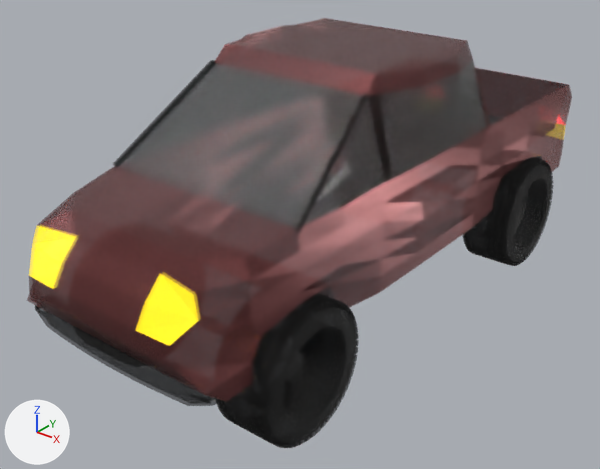
The Blender file Assets/pickup_truck.blend as it was, and as the next commit left it.
Camera for both pictures: a camera (50 mm lens) standing at (1.161, -1.632, 1.165) and looking at (-0.052, -0.115, 0.225). The lights are fixed; the arrows at lower left show +X, +Y and +Z.

The first picture shows 'Cylinder.002', 'Cylinder.003', 'Tire1.002', 'Tire3.002', 'Tread.001', 'Tread.003', 'Truck Body'.
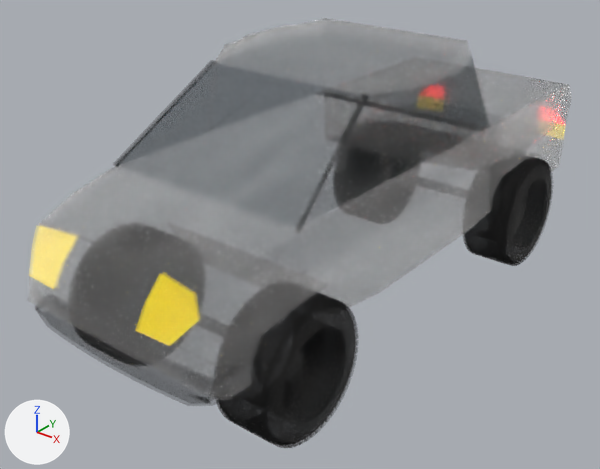
The change, as a list of edits to the scene's bpy script:
```text
Change mat_material_009:
    mat_material_009.metallic: 0.7 -> 0.0
    mat_material_009.base_color: (0.231, 0.0692, 0.0696) -> (0.8, 0.8, 0.8)  # brown #844a4b -> white #e7e7e7
    mat_material_009.roughness: 0.307 -> 1.0
    mat_material_009.alpha: 0.5 -> 0.25
    add mat_material_009.transmission_weight = 1.0
Change mat_material_010:
    remove n0 = _N.new('ShaderNodeBsdfPrincipled'); n0.name = 'Principled BSDF'
    remove n0.inputs[2].default_value = 1.0  # 'Roughness'
    remove n0.inputs[4].default_value = 0.5  # 'Alpha'
    where n3 = _N.new('ShaderNodeValToRGB'); n3.name = 'Color Ramp'
    remove n3.color_ramp.elements[0].position = 0.0; n3.color_ramp.elements[0].color = (0.0, 0.0, 0.0, 1.0)
    remove _e = n3.color_ramp.elements.new(1.0); _e.color = (0.0181, 0.0181, 0.0181, 1.0)
    add n3.color_ramp.elements[0].position = 0.0; n3.color_ramp.elements[0].color = (0.0, 0.0, 0.0, 0.25)
    add _e = n3.color_ramp.elements.new(1.0); _e.color = (0.0181, 0.0181, 0.0181, 0.25)
    add n0 = _N.new('ShaderNodeBsdfPrincipled'); n0.name = 'Principled BSDF'
    add n0.inputs[4].default_value = 0.25  # 'Alpha'
Change mat_material_011:
    mat_material_011.roughness: 0.0 -> 1.0
    mat_material_011.alpha: 0.5 -> 0.25
    add mat_material_011.ior = 1.0
Change mat_material_012:
    mat_material_012.alpha: 0.5 -> 0.25
```

Boxes [x1, y1, x2, y2] around the edits, measured in the pictures (600 x 469 px):
'Truck Body', surface changed, recoloured: [27, 18, 572, 406] in both
